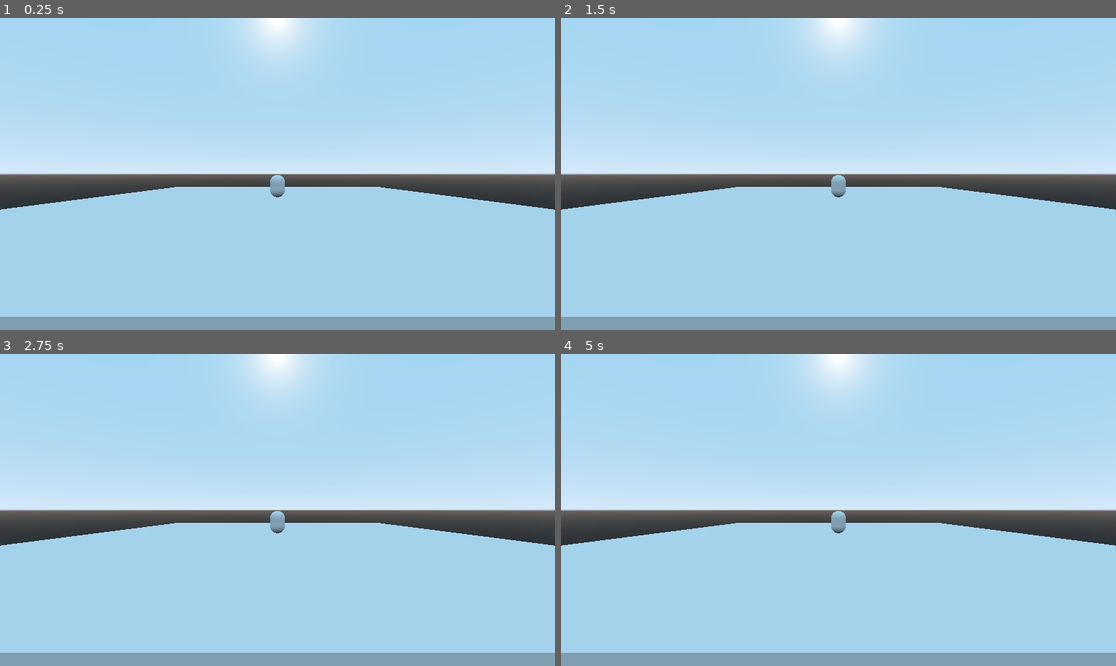
Above: before the commit, frames 1-4 (two rows, left to right).
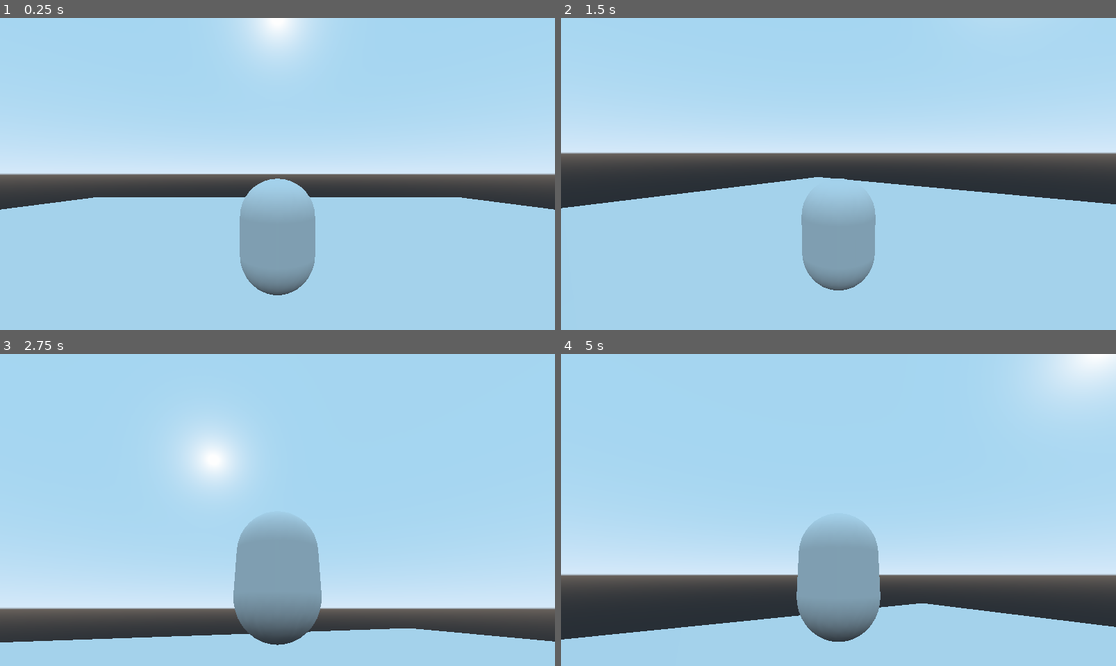
Above: after the commit, the same moments.

Repository: MegaModular/Game-Gam-2022
Game: Godot game, scene res://Main.tscn
Same seed, same stepped clock (60 frames per second), same inputs: the game is played once before the commit and once after it.
Inputs (mouse positions are in pixels of both pictures, inside the frame that each line leads up to):
- Up to frame 1 (0.25 s): no input
- Up to frame 2 (1.5 s): tap Enter at 0.5 s; move the mouse to (960, 158) at 0.52 s; hold A (a) 0.53-1.28 s; tap D (d) at 0.8, 1.35 s; move the mouse to (727, 189) at 1.27 s
- Up to frame 3 (2.75 s): tap S (s) at 1.55 s; tap Space (space, bound only after the commit) at 2 s; move the mouse to (333, 441) at 2.02 s; hold S (s) from 2.03 s (still down); tap W (w) at 2.3 s
- Up to frame 4 (5 s): move the mouse to (810, 572) at 2.77 s; release S (s) at 2.78 s; tap W (w) at 2.85 s; tap Mouse wheel down (scroll_down, bound only after the commit) at 3.05 s; move the mouse to (1005, 556) at 3.52 s; hold Mouse wheel down (scroll_down, bound only after the commit) 3.53-4.28 s; tap Mouse wheel up (scroll_up, bound only after the commit) at 3.8, 4.35 s; tap Enter at 4.25 s; move the mouse to (672, 463) at 4.27 s; tap Space (space, bound only after the commit) at 4.55 s

The runs differ from the first frame. In frame 1, 9.5% of the frame differs, in the area x 0-100%, y 50-100%; in frame 2, 20%; in frame 3, 43%; in frame 4, 47%, in the area x 0-100%, y 0-100%.

Commit message:
Life has been created
another miracle of god

Diff:
--- a/Player/Player1.tscn
+++ b/Player/Player1.tscn
@@ -3,10 +3,9 @@
 [ext_resource path="res://Player/Scripts/Player1.gd" type="Script" id=1]
 [ext_resource path="res://Player/Camera.tscn" type="PackedScene" id=2]
 
+[sub_resource type="CapsuleShape" id=5]
+
 [sub_resource type="CapsuleMesh" id=1]
-
-[sub_resource type="BoxShape" id=2]
-extents = Vector3( 1, 1, 1.5 )
 
 [sub_resource type="SpatialMaterial" id=3]
 albedo_color = Color( 0.266667, 0.192157, 0.192157, 1 )
@@ -18,14 +17,14 @@
 [node name="Player1" type="KinematicBody"]
 script = ExtResource( 1 )
 
+[node name="CollisionShape" type="CollisionShape" parent="."]
+transform = Transform( 1, 0, 0, 0, -4.37114e-08, -1, 0, 1, -4.37114e-08, 0, 0, 0 )
+shape = SubResource( 5 )
+
 [node name="MeshInstance" type="MeshInstance" parent="."]
 transform = Transform( 1, 0, 0, 0, -4.37114e-08, -1, 0, 1, -4.37114e-08, 0, 0, 0 )
 mesh = SubResource( 1 )
 material/0 = null
-
-[node name="CollisionShape" type="CollisionShape" parent="."]
-transform = Transform( 1, 0, 0, 0, -4.37114e-08, -1, 0, 1, -4.37114e-08, 0, 0, 0 )
-shape = SubResource( 2 )
 
 [node name="MeshInstance2" type="MeshInstance" parent="."]
 transform = Transform( -4.37114e-08, 0, 1, 0, 1, 0, -1, 0, -4.37114e-08, 0.0124323, 0.713207, -0.803383 )
@@ -34,3 +33,7 @@
 
 [node name="CameraHolder" parent="." instance=ExtResource( 2 )]
 transform = Transform( 1, 0, 0, 0, 1, 0, 0, 0, 1, 0, 1.62503, 0 )
+
+[node name="GroundCheck" type="RayCast" parent="."]
+transform = Transform( 1, 0, 0, 0, 1, 0, 0, 0, 1, 0, -0.70076, 0 )
+enabled = true
--- a/Player/Scripts/Player1.gd
+++ b/Player/Scripts/Player1.gd
@@ -1,24 +1,87 @@
 extends KinematicBody
 
+onready var head = get_node("CameraHolder")
+onready var groundcheck = $GroundCheck
+
 #important variables to change
-var speed = 1
-var gravity = 5
+var speed = 10
+var gravity = 20
+var mouse_sensitivity = 0.1
 #1-5
-var camera_zoom = 5
+var camera_zoom = 1
+var desired_zoom = 1
+var zoom_speed = 0.1
 
+var jump_force = 10
 
+var full_colliding = false
+
+var h_acceleration = 6
+var h_velocity = Vector3()
+var movement = Vector3()
+var gravity_vec = Vector3()
 var direction = Vector3()
 
 func _ready():
 	$CameraHolder.scale = Vector3.ONE * camera_zoom
-
+	Input.set_mouse_mode(Input.MOUSE_MODE_CAPTURED)
 	pass # Replace with function body.
 
 func _process(delta):
+	pass
+
+
+func _input(event):
+	if event is InputEventMouseMotion:
+		rotate_y(deg2rad(-event.relative.x * mouse_sensitivity))
+		head.rotate_x(deg2rad(-event.relative.y * mouse_sensitivity))
+		head.rotation.x = clamp(head.rotation.x, deg2rad(-89), deg2rad(89))
+
+
+func _physics_process(delta):
 	camera_shit()
+	#thank you garbaj
+	direction = Vector3()
 
-func calculate_direction():
-	pass
+	if groundcheck.is_colliding():
+		full_colliding = true
+	else:
+		full_colliding = false
+
+	if not full_colliding:
+		gravity_vec += Vector3.DOWN * gravity * delta
+	else:
+		gravity_vec = -get_floor_normal() * gravity
+
+	if Input.is_action_just_pressed("space") and full_colliding:
+		gravity_vec = Vector3.UP * jump_force
+
+	if Input.is_action_pressed("w"):
+		direction -= transform.basis.z
+	if Input.is_action_pressed("s"):
+		direction += transform.basis.z
+	if Input.is_action_pressed("a"):
+		direction -= transform.basis.x
+	if Input.is_action_pressed("d"):
+		direction += transform.basis.x
+
+	direction = direction.normalized()
+
+	h_velocity = h_velocity.linear_interpolate(direction * speed, h_acceleration * delta)
+	movement.z = h_velocity.z + gravity_vec.z
+	movement.x = h_velocity.x + gravity_vec.x
+	movement.y = gravity_vec.y
+
+
+	move_and_slide(movement, Vector3.UP)
+
+func _unhandled_input(event):
+	if event.is_action_pressed("scroll_up"):
+		desired_zoom -= zoom_speed
+	if event.is_action_pressed("scroll_down"):
+		desired_zoom += zoom_speed
 
 func camera_shit():
 	$CameraHolder.scale = Vector3.ONE * camera_zoom
+	camera_zoom = lerp(camera_zoom, desired_zoom, 0.2)
+	print(desired_zoom)
--- a/project.godot
+++ b/project.godot
@@ -52,6 +52,21 @@
 "events": [ Object(InputEventKey,"resource_local_to_scene":false,"resource_name":"","device":0,"alt":false,"shift":false,"control":false,"meta":false,"command":false,"pressed":false,"scancode":0,"physical_scancode":68,"unicode":0,"echo":false,"script":null)
  ]
 }
+space={
+"deadzone": 0.5,
+"events": [ Object(InputEventKey,"resource_local_to_scene":false,"resource_name":"","device":0,"alt":false,"shift":false,"control":false,"meta":false,"command":false,"pressed":false,"scancode":0,"physical_scancode":32,"unicode":0,"echo":false,"script":null)
+ ]
+}
+scroll_up={
+"deadzone": 0.5,
+"events": [ Object(InputEventMouseButton,"resource_local_to_scene":false,"resource_name":"","device":0,"alt":false,"shift":false,"control":false,"meta":false,"command":false,"button_mask":0,"position":Vector2( 0, 0 ),"global_position":Vector2( 0, 0 ),"factor":1.0,"button_index":4,"pressed":false,"doubleclick":false,"script":null)
+ ]
+}
+scroll_down={
+"deadzone": 0.5,
+"events": [ Object(InputEventMouseButton,"resource_local_to_scene":false,"resource_name":"","device":0,"alt":false,"shift":false,"control":false,"meta":false,"command":false,"button_mask":0,"position":Vector2( 0, 0 ),"global_position":Vector2( 0, 0 ),"factor":1.0,"button_index":5,"pressed":false,"doubleclick":false,"script":null)
+ ]
+}
 
 [physics]
 
